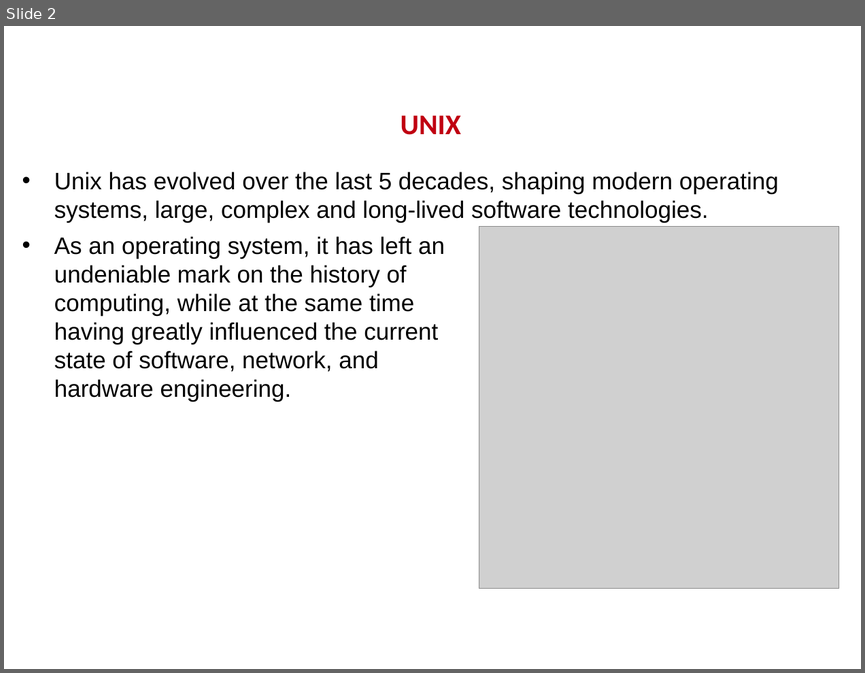
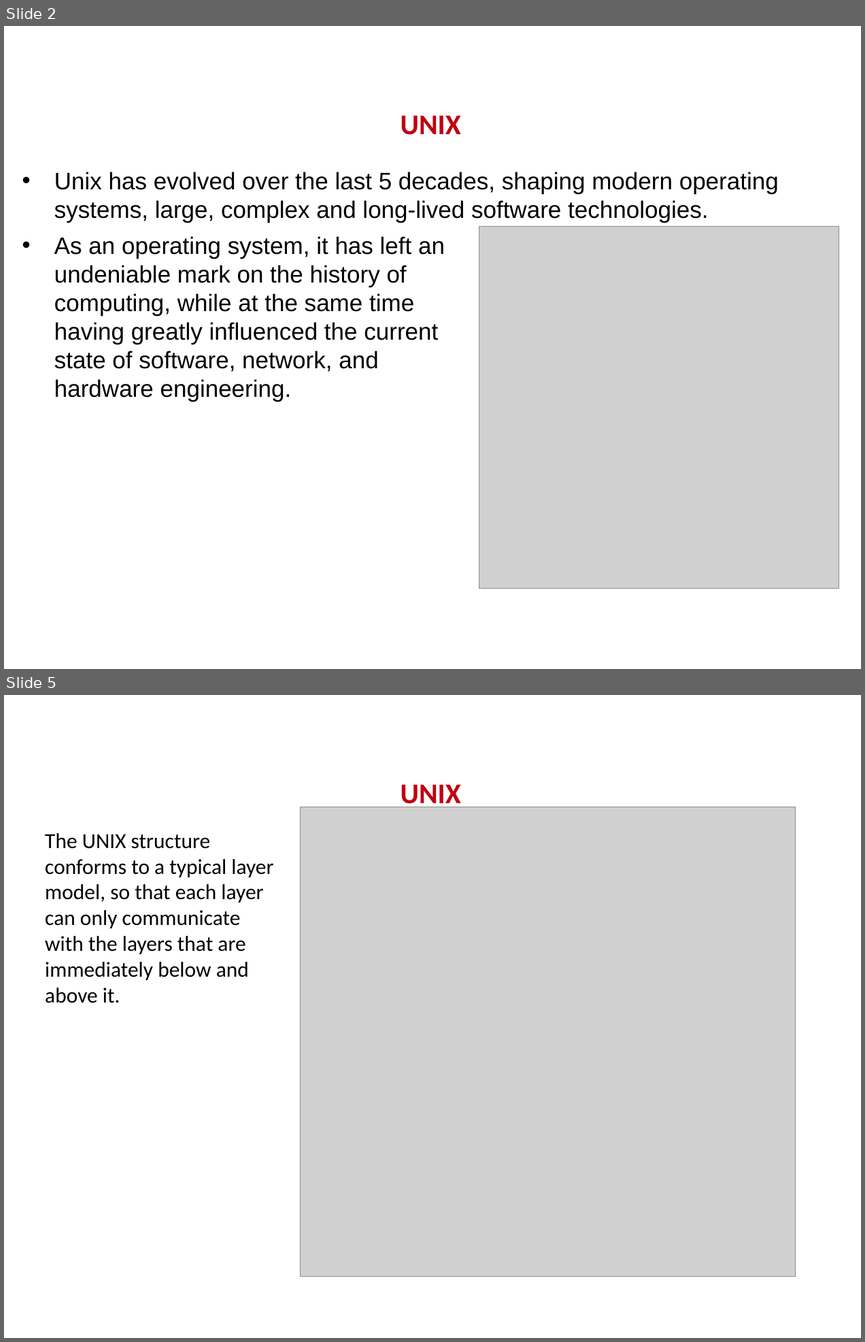
Before and after one commit to KevinSarmiento07/Evolution-Operating-System, a slide deck: DiaposEOP.pptx. Shown one above the other, each under a label of ours: slide 2 before the commit, slides 2 and 5 after it; the slides between them are not shown. The pictures are 865x673 and 865x1342 pixels, drawn with LibreOffice and Linux fonts; fonts in the diff are those of the drawing; grey boxes stand for pictures; background and template pictures are left out. Boxes give left, top, right and bottom in pixels: in the first picture for what was removed or moved away, otherwise in the second. Text is boxed around its words. In the diff, an @@ line names an element or a change of style, - is before the commit and + after.

```diff
--- a/DiaposEOP.pptx
+++ b/DiaposEOP.pptx
@@ slide 5 added at [4,695,861,1338], background #FFFFFF @@
@@ title added at [400,784,461,810], 24 pt, text #C00011, bold @@
+UNIX
@@ picture added at [300,807,795,1277] @@
@@ text added at [45,833,273,1003], 18 pt, text #000000 @@
+The UNIX structure conforms to a typical layer model, so that each layer can only communicate with the layers that are immediately below and above it.
@@ text added at [14,1304,143,1330], 12 pt, text #FFFFFF @@
+26.2.23
@@ page number added at [772,1304,848,1330], 12 pt, text #FFFFFF @@
+5
```
Also in this commit, not shown: 1 slide changed, 1 other slide added, 1 other file.
